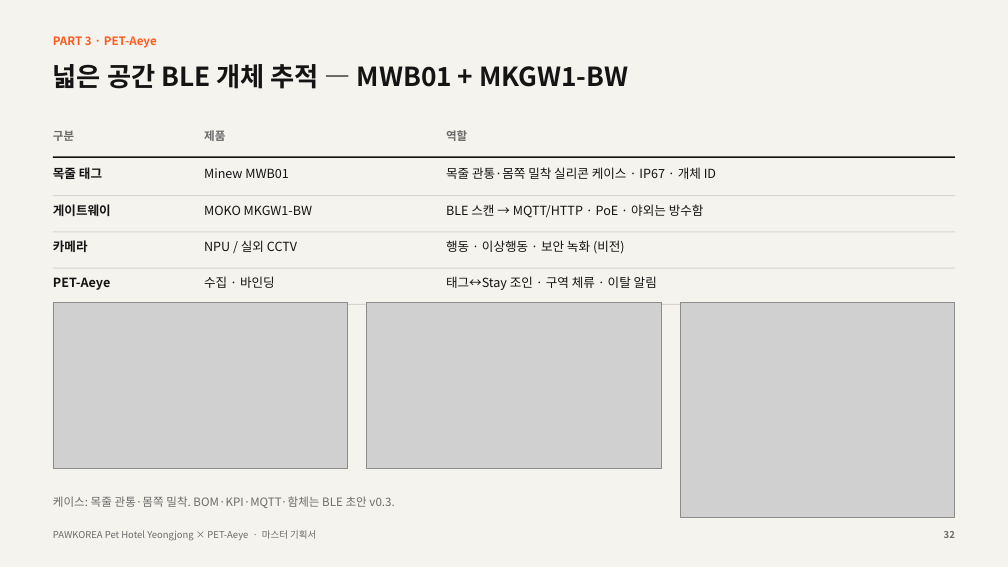
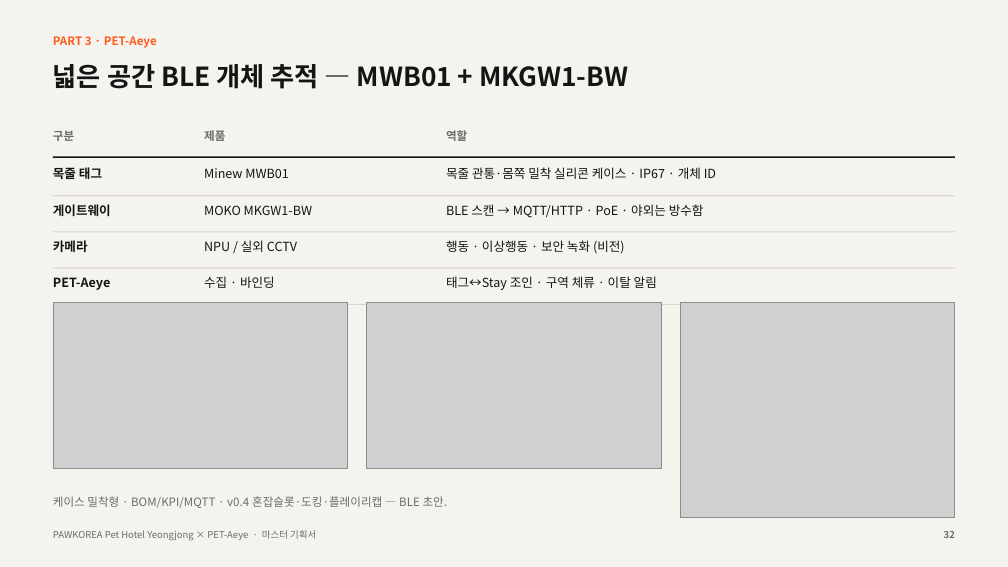
Before and after one commit to kurtkorea/pet-teamjang, a slide deck: slide 32 of doc/PLAN_PAWKOREA_pet_hotel_PET-Aeye_master_v1.3.1.pptx. Drawn at 1008x567 pixels with LibreOffice and Linux fonts; fonts in the diff are those of the drawing; grey boxes stand for pictures. Boxes give left, top, right and bottom in pixels: in the first picture for what was removed or moved away, otherwise in the second. Text is boxed around its words. In the diff, an @@ line names an element or a change of style, - is before the commit and + after.

```diff
--- a/doc/PLAN_PAWKOREA_pet_hotel_PET-Aeye_master_v1.3.1.pptx
+++ b/doc/PLAN_PAWKOREA_pet_hotel_PET-Aeye_master_v1.3.1.pptx
@@ text at (x1=53, y1=496, x2=448, y2=508): text changed @@
-케이스: 목줄 관통·몸쪽 밀착. BOM·KPI·MQTT·함체는 BLE 초안 v0.3.
+케이스 밀착형 · BOM/KPI/MQTT · v0.4 혼잡슬롯·도킹·플레이리캡 — BLE 초안.
```
Also in this commit, not shown: 7 other files.
